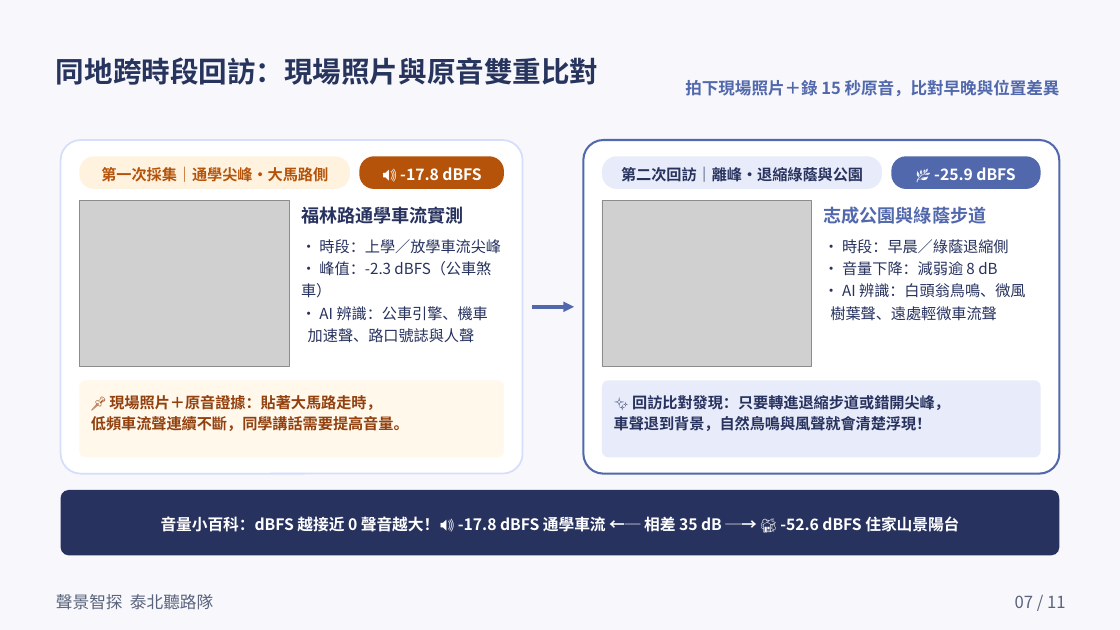
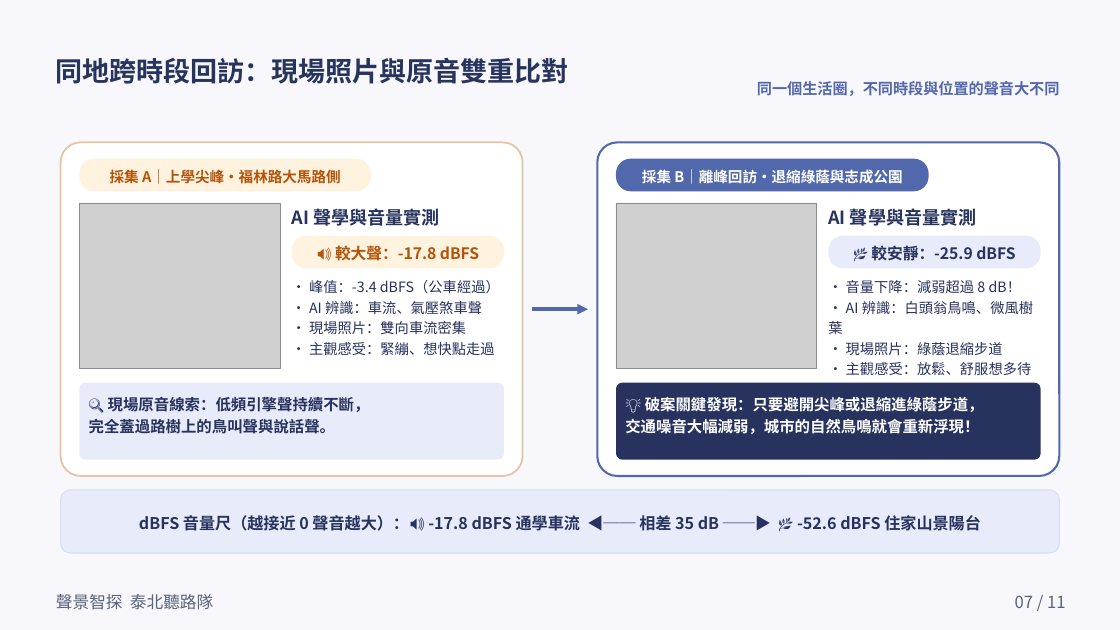
Before and after one commit to timdirty/taibei-student-explorers, a slide deck: slide 7 of slides/聲景智探_11頁學生簡報.pptx. Drawn at 1120x630 pixels with LibreOffice and Linux fonts; fonts in the diff are those of the drawing; grey boxes stand for pictures. Boxes give left, top, right and bottom in pixels: in the first picture for what was removed or moved away, otherwise in the second. Text is boxed around its words. In the diff, an @@ line names an element or a change of style, - is before the commit and + after.

```diff
--- a/slides/聲景智探_11頁學生簡報.pptx
+++ b/slides/聲景智探_11頁學生簡報.pptx
@@ text "同地跨時段回訪：現場照片與原音雙重比對" at box(56, 58, 569, 84): size 24.5 to 23.2 pt @@
@@ text at box(757, 81, 1060, 96): text changed; size 14.2 to 13 pt @@
-拍下現場照片＋錄 15 秒原音，比對早晚與位置差異
+同一個生活圈，不同時段與位置的聲音大不同
@@ rounded rectangle at box(60, 142, 523, 476): outline #D6DEFA 1.5 pt to #E5C3A6 1.5 pt @@
@@ rounded rectangle: place and size @@
-rounded rectangle at box(583, 140, 1060, 474)
+rounded rectangle at box(597, 142, 1060, 476)
@@ rounded rectangle: place and size @@
-rounded rectangle at box(79, 156, 350, 189)
+rounded rectangle at box(79, 159, 371, 192)
@@ text at box(110, 167, 341, 186): text changed; size 13 to 12.5 pt @@
-第一次採集｜通學尖峰・大馬路側
+採集 A｜上學尖峰・福林路大馬路側
@@ rounded rectangle removed at box(360, 156, 504, 189) @@
@@ rounded rectangle: place and size @@
-rounded rectangle at box(602, 156, 882, 189)
+rounded rectangle at box(616, 159, 928, 192)
@@ rounded rectangle at box(616, 159, 928, 192): fill #E8ECFA to #5268AC @@
@@ text at box(642, 169, 902, 184): text changed; size 13 to 12.5 pt; text colour #27325E to #FFFFFF @@
-第二次回訪｜離峰・退縮綠蔭與公園
+採集 B｜離峰回訪・退縮綠蔭與志成公園
@@ rounded rectangle removed at box(891, 156, 1041, 189) @@
@@ picture: place and size @@
-picture at box(79, 201, 289, 366)
+picture at box(79, 203, 280, 369)
@@ text "AI 聲學與音量實測" at box(292, 208, 440, 226): vertical alignment middle to top @@
@@ text at box(292, 208, 440, 226): text changed; size 13.5 to 15.5 pt; text colour #FFFFFF to #27325E @@
-🔊 -17.8 dBFS
+AI 聲學與音量實測
@@ picture: place and size @@
-picture at box(602, 201, 812, 366)
+picture at box(616, 203, 817, 369)
@@ text at box(828, 208, 977, 226): text changed; size 13.5 to 15.5 pt; text colour #FFFFFF to #27325E @@
-🌿 -25.9 dBFS
+AI 聲學與音量實測
@@ text "AI 聲學與音量實測" at box(828, 208, 977, 226): vertical alignment middle to top @@
@@ rounded rectangle added at box(292, 236, 504, 269), fill #FFF3E0 @@
@@ text "🔊 較大聲：-17.8 dBFS" at box(335, 245, 479, 261): vertical alignment top to middle @@
@@ rounded rectangle added at box(828, 236, 1041, 269), fill #E8ECFA @@
@@ text "🌿 較安靜：-25.9 dBFS" at box(871, 245, 1015, 261): vertical alignment top to middle @@
@@ text at box(335, 245, 479, 261): text changed; size 15.5 to 13.5 pt; text colour #27325E to #B45309 @@
-福林路通學車流實測
+🔊 較大聲：-17.8 dBFS
@@ text at box(871, 245, 1015, 261): text changed; size 15.5 to 13.5 pt; text colour #5268AC to #27325E @@
-志成公園與綠蔭步道
+🌿 較安靜：-25.9 dBFS
@@ text at box(309, 280, 500, 355): text changed; size 13 to 12.2 pt @@
-• 時段：上學／放學車流尖峰
-• 峰值：-2.3 dBFS（公車煞車）
-• AI 辨識：公車引擎、機車
-加速聲、路口號誌與人聲
+• 峰值：-3.4 dBFS（公車經過）
+• AI 辨識：車流、氣壓煞車聲
+• 現場照片：雙向車流密集
+• 主觀感受：緊繃、想快點走過
@@ text at box(828, 280, 1033, 375): text changed; size 13 to 12.2 pt @@
-• 時段：早晨／綠蔭退縮側
-• 音量下降：減弱逾 8 dB
-• AI 辨識：白頭翁鳥鳴、微風
-樹葉聲、遠處輕微車流聲
+• 音量下降：減弱超過 8 dB！
+• AI 辨識：白頭翁鳥鳴、微風樹葉
+• 現場照片：綠蔭退縮步道
+• 主觀感受：放鬆、舒服想多待
@@ arrow moved from (532, 307) - (574, 307) to (532, 309) - (588, 309) @@
@@ rounded rectangle at box(79, 383, 504, 460): fill #FFF8EB to #E8ECFA @@
@@ rounded rectangle: place and size @@
-rounded rectangle at box(602, 381, 1041, 458)
+rounded rectangle at box(616, 383, 1041, 460)
@@ rounded rectangle at box(616, 383, 1041, 460): fill #E8ECFA to #27325E @@
@@ text at box(89, 397, 370, 434): text changed; size 13 to 13.2 pt; text colour #92400E to #27325E @@
-📌 現場照片＋原音證據：貼著大馬路走時，
-低頻車流聲連續不斷，同學講話需要提高音量。
+🔍 現場原音線索：低頻引擎聲持續不斷，
+完全蓋過路樹上的鳥叫聲與說話聲。
@@ text at box(625, 397, 984, 434): text changed; size 13 to 13.2 pt; text colour #27325E to #FFFFFF @@
-✨ 回訪比對發現：只要轉進退縮步道或錯開尖峰，
-車聲退到背景，自然鳥鳴與風聲就會清楚浮現！
+💡 破案關鍵發現：只要避開尖峰或退縮進綠蔭步道，
+交通噪音大幅減弱，城市的自然鳥鳴就會重新浮現！
@@ rounded rectangle at box(60, 490, 1060, 553): fill #27325E to #E8ECFA; outline none to #D6DEFA 1 pt; proportions changed @@
@@ text at box(139, 515, 981, 531): text changed; size 13.5 to 13.8 pt; text colour #FFFFFF to #27325E @@
-音量小百科：dBFS 越接近 0 聲音越大！🔊 -17.8 dBFS 通學車流 ←─ 相差 35 dB ─→ 🏡 -52.6 dBFS 住家山景陽台
+dBFS 音量尺（越接近 0 聲音越大）：🔊 -17.8 dBFS 通學車流 ◀── 相差 35 dB ──▶ 🌿 -52.6 dBFS 住家山景陽台
```
Also in this commit, not shown: 9 other slides changed, 29 other files.
